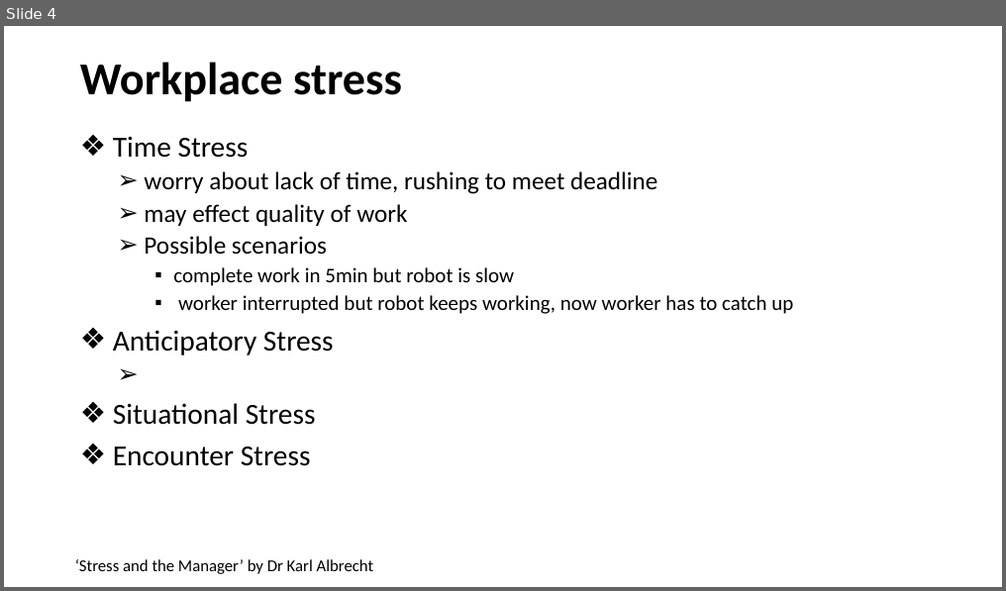
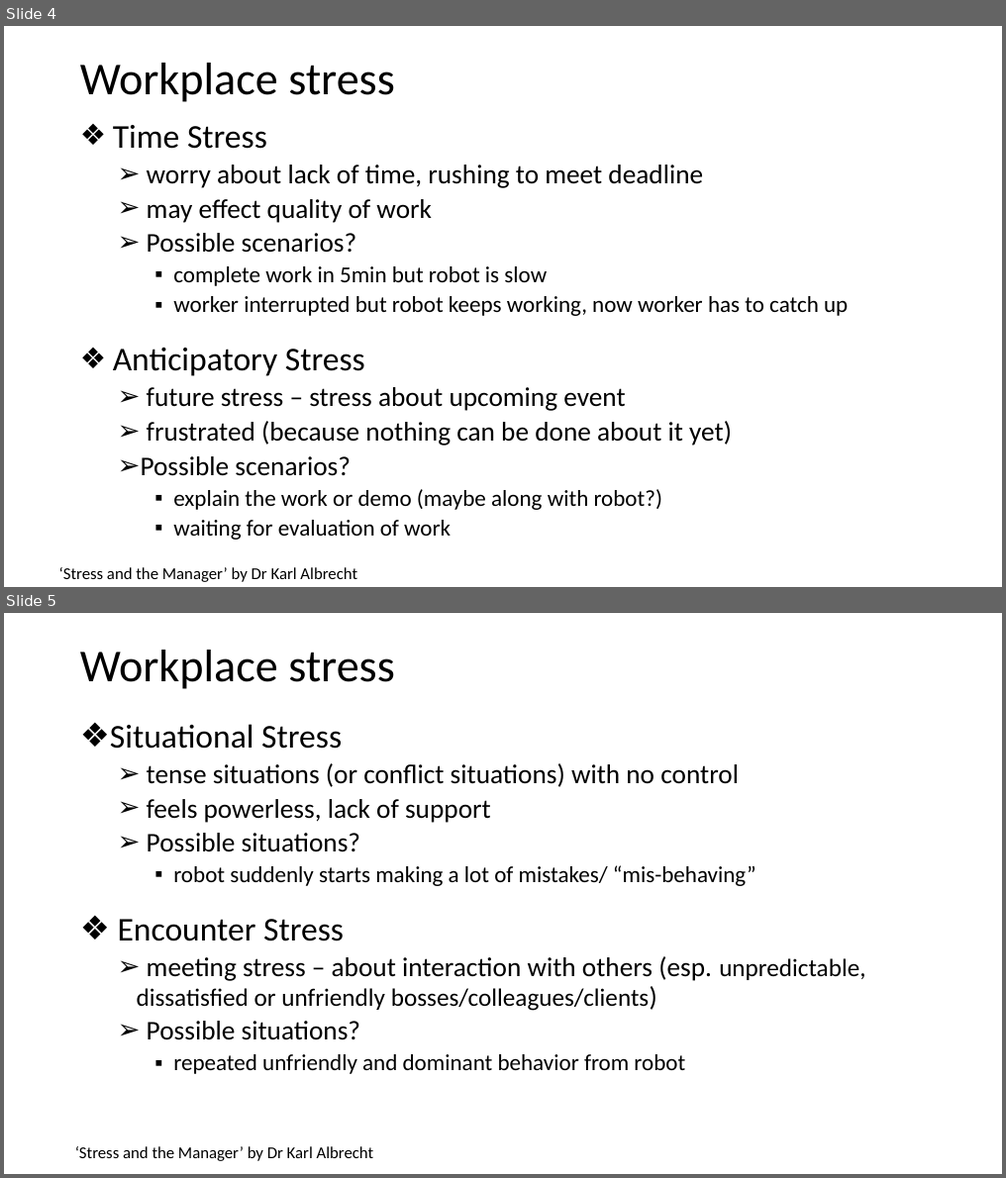
Before and after one commit to poojaprajod/stress-mindbot, a slide deck: Kick-off.pptx. Shown one above the other, each under a label of ours: slide 4 before the commit, slides 4 and 5 after it. The pictures are 1006x591 and 1006x1178 pixels, drawn with LibreOffice and Linux fonts; fonts in the diff are those of the drawing. Boxes give left, top, right and bottom in pixels: in the first picture for what was removed or moved away, otherwise in the second. Text is boxed around its words. In the diff, an @@ line names an element or a change of style, - is before the commit and + after.

```diff
--- a/Kick-off.pptx
+++ b/Kick-off.pptx
@@ slide 5 added at bbox=[4, 613, 1002, 1174], background #FFFFFF @@
@@ title added at bbox=[80, 650, 395, 689], 44 pt, text #000000 @@
+Workplace stress
@@ text added at bbox=[110, 724, 865, 1074], 26 pt, text #000000 @@
+❖ Situational Stress
+  ➢ tense situations (or conflict situations) with no control
+  ➢ feels powerless, lack of support
+  ➢ Possible situations?
+    ▪ robot suddenly starts making a lot of mistakes/ “mis-behaving”
+❖ Encounter Stress
+  ➢ meeting stress – about interaction with others (esp. unpredictable, dissatisfied or unfriendly bosses/colleagues/clients)
+  ➢ Possible situations?
+    ▪ repeated unfriendly and dominant behavior from robot
@@ text added at bbox=[75, 1147, 374, 1161], 16 pt, text #000000 @@
+‘Stress and the Manager’ by Dr Karl Albrecht
@@ slide 4 changed as well @@
@@ title "Workplace stress" at bbox=[80, 63, 395, 102]: bold off @@
@@ text "Time Stress": place and size @@
-text "Time Stress" at bbox=[113, 136, 793, 467]
+text "Time Stress" at bbox=[113, 125, 847, 540]
@@ text at bbox=[113, 125, 847, 376]: size 28 to 32 pt in "Time Stress", "Anticipatory Stress"; size 24 to 26 pt in "worry about lack of time, rushing to ...", "may effect quality of work"; size 20 to 22 pt in "complete work in 5min but robot is ...", "worker interrupted but robot keeps working, now ..." @@
@@ text at bbox=[147, 233, 357, 253]: text changed; size 24 to 26 pt @@
-  ➢ Possible scenarios
+  ➢ Possible scenarios?
@@ text at bbox=[141, 387, 732, 540]: text changed; size 28 to 26 pt @@
-❖ Situational Stress
-❖ Encounter Stress
+  ➢ future stress – stress about upcoming event
+  ➢ frustrated (because nothing can be done about it yet)
+  ➢ Possible scenarios?
+    ▪ explain the work or demo (maybe along with robot?)
+    ▪ waiting for evaluation of work
@@ text "‘Stress and the Manager’ by ...": place and size @@
-text "‘Stress and the Manager’ by ..." at bbox=[75, 560, 374, 574]
+text "‘Stress and the Manager’ by ..." at bbox=[59, 568, 357, 582]
```
Also in this commit, not shown: 3 other slides changed, 3 other slides added.
